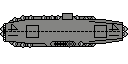
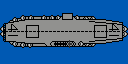
Two versions of the same layered image (128x64). Layer-by-layer changes:
painted on "front aa platform1" over [3, 0, 128, 64]
painted on "front aa platform2" over [3, 0, 128, 64]
painted on "side aa platform forward1" (1st of 6) over [0, 0, 128, 64]
painted on "side aa platform forward1" (2nd of 6) over [0, 0, 122, 64]
painted on "side aa platform forward1" (3rd of 6) over [0, 0, 128, 64]
painted on "side aa platform forward1" (4th of 6) over [0, 0, 128, 64]
painted on "side aa platform forward1" (5th of 6) over [0, 0, 128, 64]
painted on "side aa platform forward1" (6th of 6) over [0, 0, 128, 64]
painted on "side aa platform forward2" over [0, 0, 128, 64]
painted on "side aa platform forward3" over [0, 0, 128, 64]
painted on "side aa platform backward1" over [0, 0, 85, 64]
painted on "side aa platform backward2" over [0, 0, 93, 64]
painted on "side aa platform backward3" over [0, 0, 100, 64]
painted on "side aa platform backward4" over [0, 0, 114, 64]
painted on "side aa platform backward5" over [0, 0, 101, 64]
painted on "side aa platform backward6" over [0, 0, 93, 61]
painted on "side aa platform backward7t" over [0, 0, 85, 64]
painted on "plane platform coloring" over [0, 0, 128, 64]
painted on "4 back" over [0, 0, 89, 64]
painted on "superstructure" over [0, 0, 128, 64]
painted on "Deck + Hull" over [0, 0, 128, 64]
painted on "Deck + Hull Coloring" over [0, 0, 128, 64]
painted on "back aa platform2" (1st of 2) over [0, 0, 73, 64]
painted on "Background" over [0, 0, 128, 64]
…and 2 more changes (2 painted)
